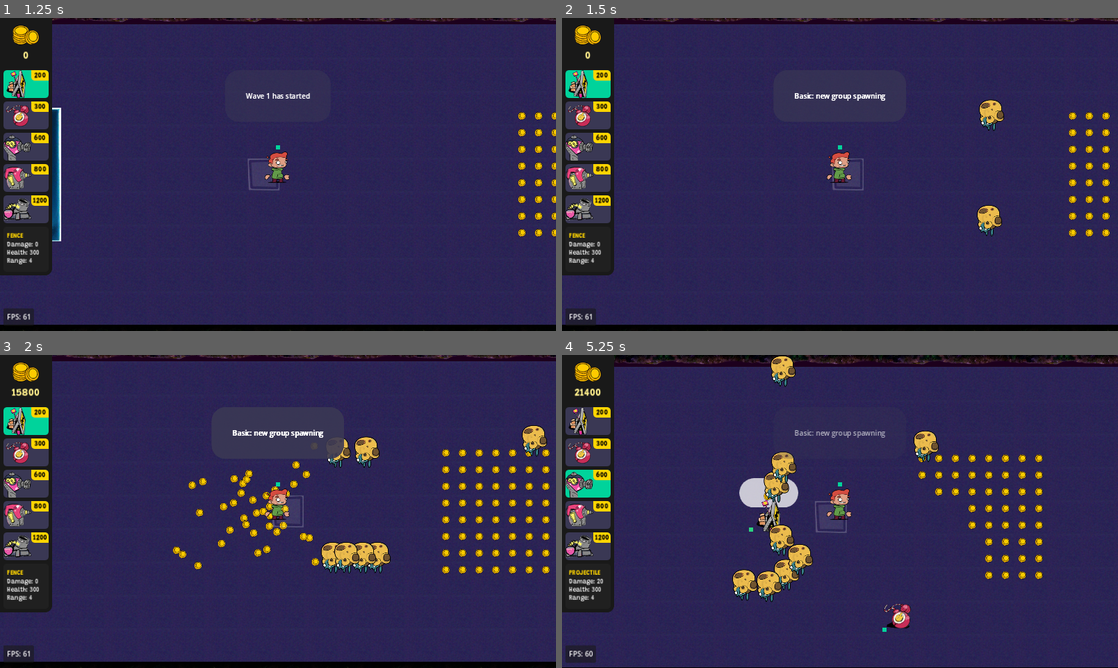
Above: before the commit, frames 1-4 (two rows, left to right).
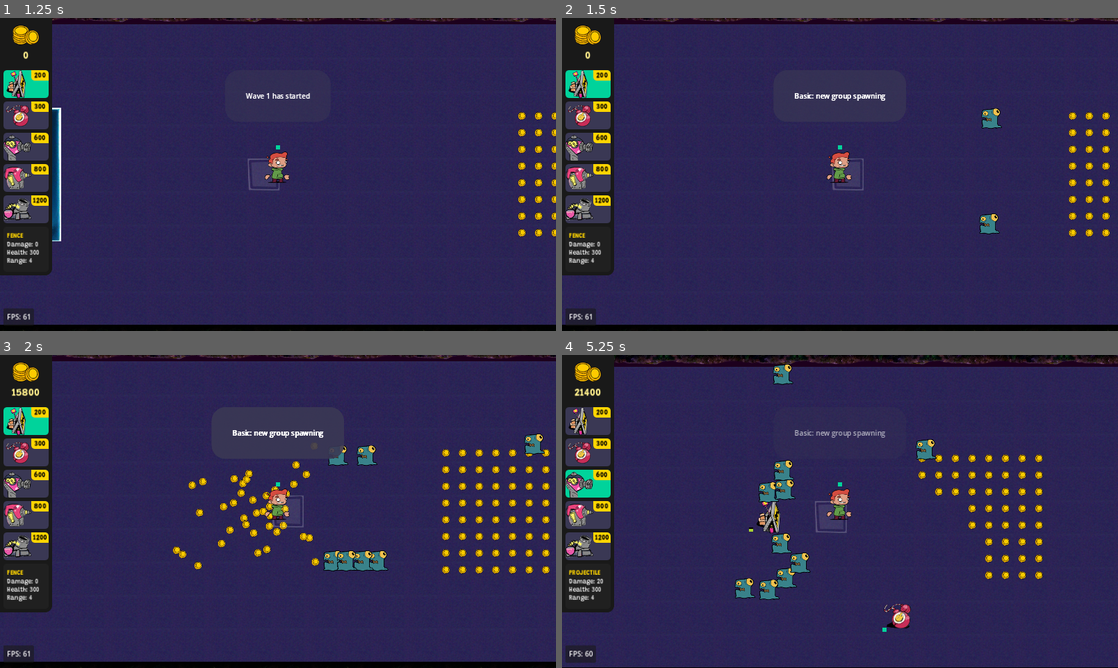
Above: after the commit, the same moments.

Repository: Slushie-Defense/Slushie
Game: Godot game, scene res://Levels/SplashScreen/SplashScreen.tscn
Same seed, same stepped clock (60 frames per second), same inputs: the game is played once before the commit and once after it. Sound files missing from this copy of the repository are replaced by a short silence.
Inputs:
- Up to frame 1 (1.25 s): click "Start" at 0.5 s
- Up to frame 2 (1.5 s): tap Enter (StartButton) at 1.25 s; hold Right (RightButton) from 1.28 s (still down); hold Space (ActionButton) from 1.28 s (still down)
- Up to frame 3 (2 s): keep holding Right (RightButton); keep holding Space (ActionButton)
- Up to frame 4 (5.25 s): release Right (RightButton) at 2.03 s; release Space (ActionButton) at 2.03 s; hold Down (DownButton) 2.03-2.78 s; tap Tab (SelectItemButton) at 2.1 s; hold Right (RightButton) 2.78-3.53 s; tap Enter (StartButton) at 2.85, 5.1 s; hold Up (UpButton) 3.53-4.28 s; tap Space (ActionButton) at 3.6 s; hold Tab (SelectItemButton) 4.28-5.03 s; hold Left (LeftButton) from 4.28 s (still down)

Frame 1 is identical in both runs. In frame 2, 0.6% of the frame differs, in the area x 74-80%, y 26-70%; in frame 3, 1.8%; in frame 4, 3.3%, in the area x 30-68%, y 0-79%.

Commit message:
Enemies in game

Diff:
--- a/Entities/Enemy/Enemy.tscn
+++ b/Entities/Enemy/Enemy.tscn
@@ -17,7 +17,6 @@
 collision_mask = 15
 motion_mode = 1
 script = ExtResource("1_ff1tq")
-enemy_type = 2
 
 [node name="CollisionShape2D" type="CollisionShape2D" parent="."]
 z_index = 1
